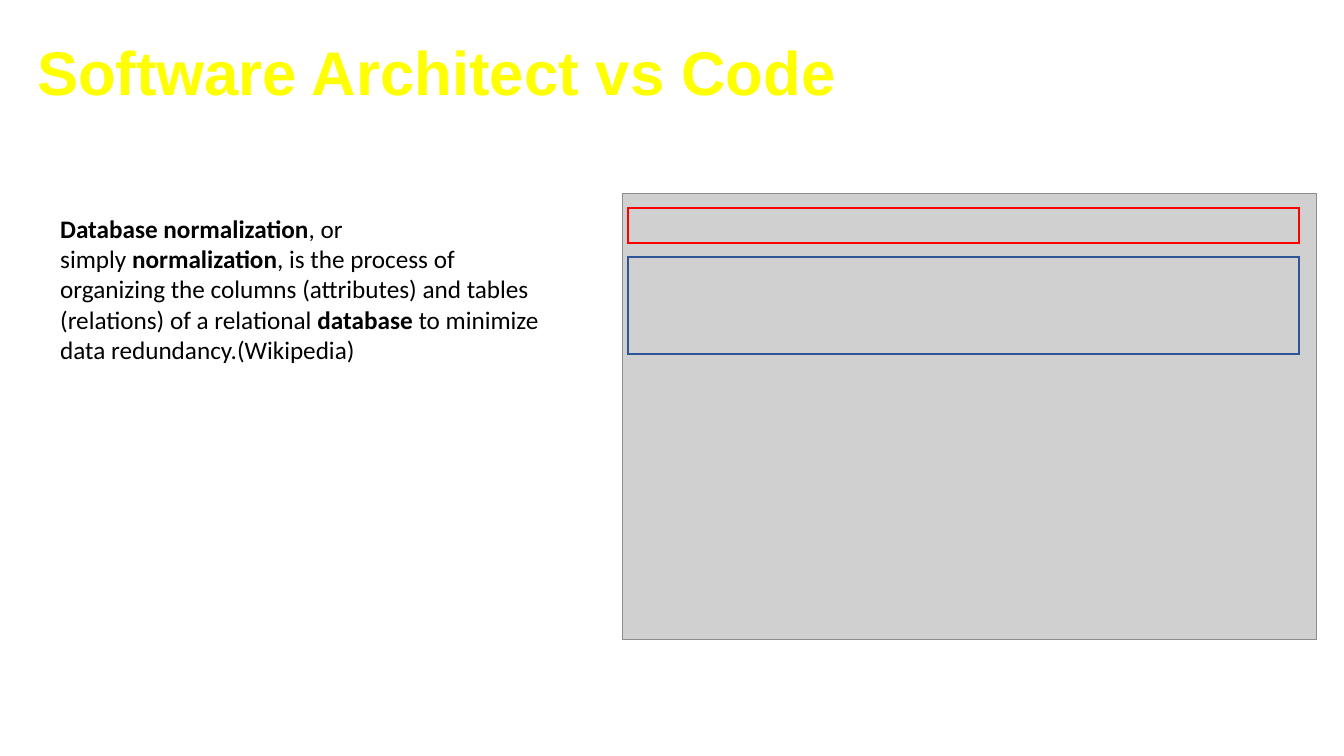
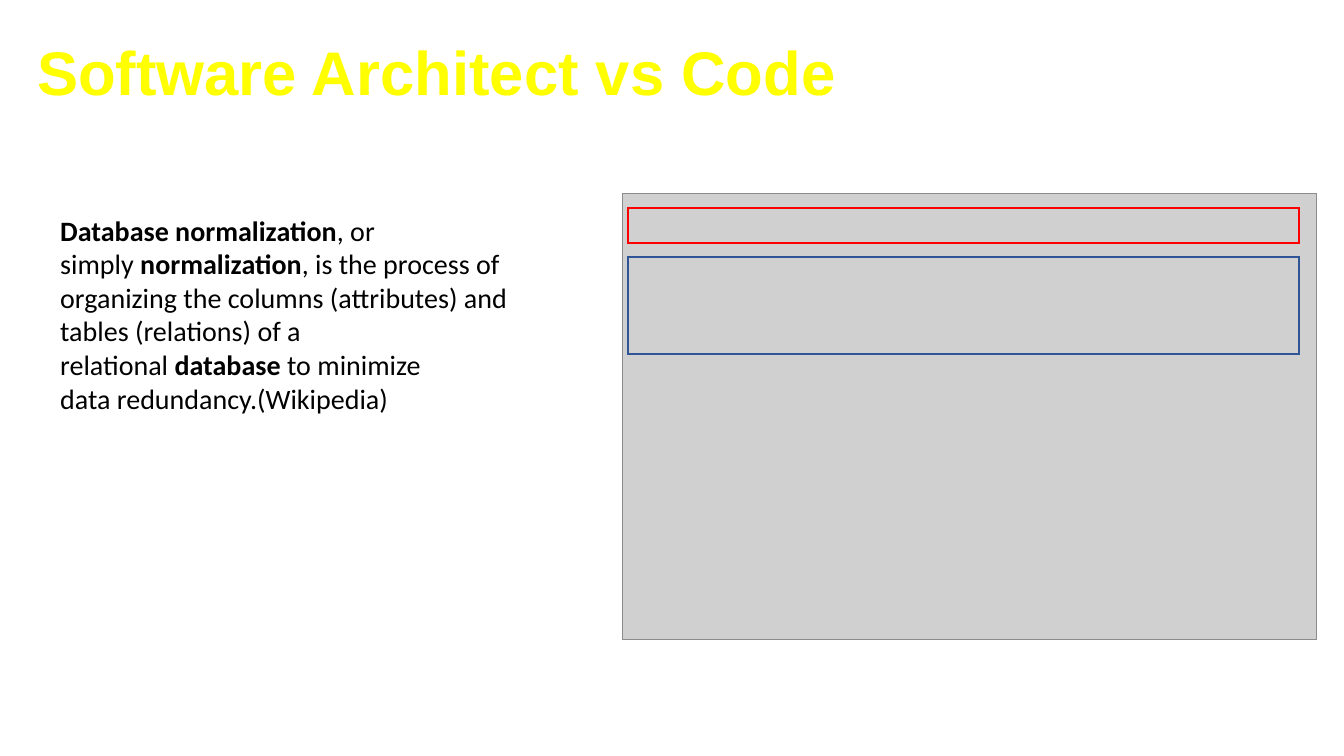
Before and after one commit to cfclick/CFSummit2016, a slide deck: slide 19 of powerpoint/architect/Crafting CF App Like An Architect.pptx (slide 18 before the commit). Drawn at 1344x756 pixels with LibreOffice and Linux fonts; fonts in the diff are those of the drawing; grey boxes stand for pictures; background and template pictures are left out. Boxes give left, top, right and bottom in pixels: in the first picture for what was removed or moved away, otherwise in the second. Text is boxed around its words. In the diff, an @@ line names an element or a change of style, - is before the commit and + after.

```diff
--- a/powerpoint/architect/Crafting CF App Like An Architect.pptx
+++ b/powerpoint/architect/Crafting CF App Like An Architect.pptx
@@ text "Database normalization, or simply normalization, ..." at bbox=[60, 221, 507, 414]: size 18 to 20 pt @@
```
Also in this commit, not shown: 7 other slides changed, 1 slide added, 1 other file.
